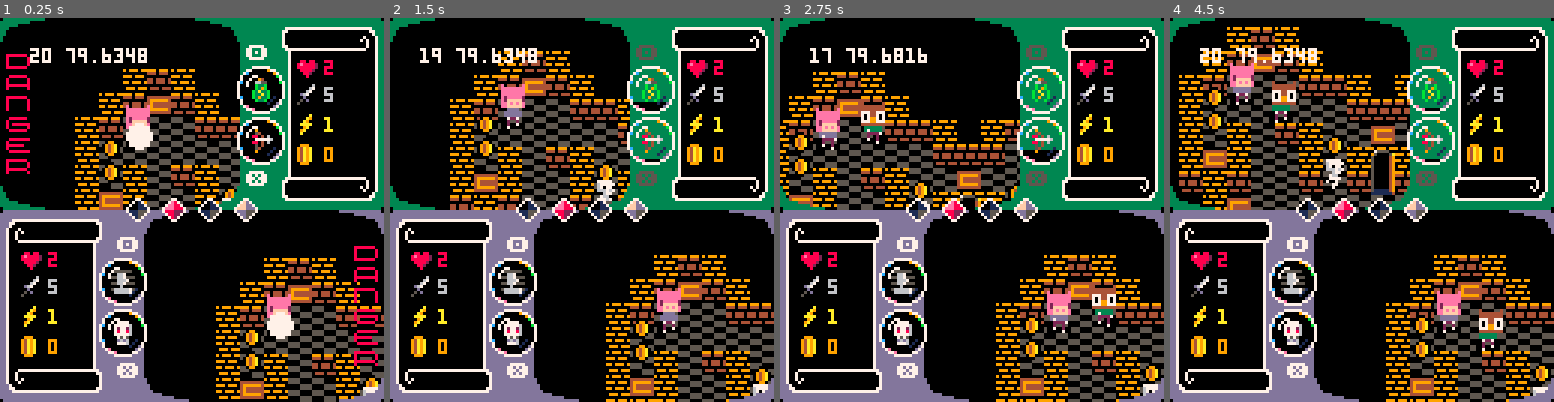
Above: before the commit, frames 1-4 (left to right).
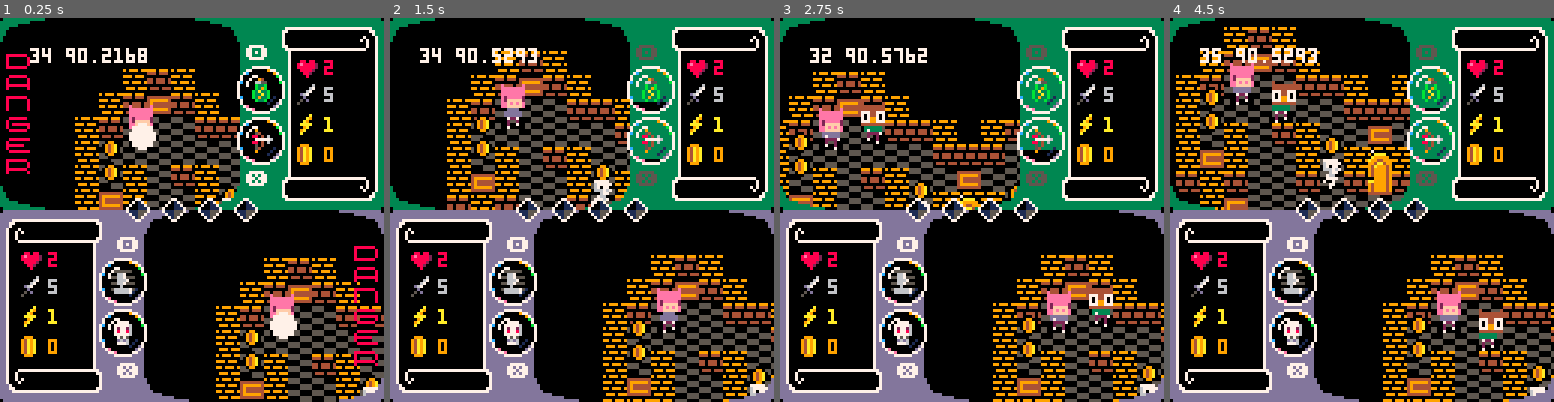
Above: after the commit, the same moments.

Repository: catnipped/hackman
Game: PICO-8 cartridge hackman.p8
The game is run twice, just before and just after one commit, with the same random seed, the same clock (stepped at 60 frames per second) and the same inputs.
Inputs:
- Up to frame 1 (0.25 s): no input
- Up to frame 2 (1.5 s): tap X (X key) at 0.33, 1.07 s; tap O (Z key) at 0.7 s
- Up to frame 3 (2.75 s): hold Right 1.6-2.1 s; tap O (Z key) at 1.7, 2.1, 2.5 s; tap X (X key) at 1.85 s; hold Up 2.15-2.42 s; hold Right from 2.47 s (still down)
- Up to frame 4 (4.5 s): tap O (Z key) every 0.4 s from 2.9 to 4.1 s; tap X (X key) at 2.97, 4.08 s; release Right at 3.03 s; hold Left 3.08-3.58 s; hold Down 3.63-3.97 s; hold Right from 4.02 s (still down)

The runs differ from the first frame. In frame 1, 1.0% of the frame differs, in the area x 7-78%, y 7-84%; in frame 2, 9.5%; in frame 3, 5.4%; in frame 4, 12%, in the area x 1-100%, y 2-100%.

Commit message:
pickups gems all of it

Diff:
--- a/hackman.p8
+++ b/hackman.p8
@@ -6,9 +6,12 @@
 enemy = {}
 walls = {{0,0} , {0,8} }
 door = {}
-coins = {}
+items = {}
 chests = {}
 debug = {}
+chestpool = {}
+gem = {}
+
 
 function lerp(a,b,t)
   return a + t*(b-a)
@@ -21,12 +24,46 @@
   return offset_frames % duration < period
 end
 
+function init_gems()
+  for g = 1,4 do
+    gem[g] = false
+  end
+end
+
+function init_chests(i)
+  chestpool = {
+    { item = "gem", nr = 1, sprite = 30 },
+    { item = "gem", nr = 2, sprite = 31 },
+    { item = "gem", nr = 3, sprite = 46 },
+    { item = "gem", nr = 4, sprite = 47 }
+  }
+  for c = 1,i-4 do
+    add(chestpool,treasue_generator(1+flr(rnd(5))))
+  end
+
+end
+
+function chest2item(chest)
+  local nr = flr(rnd(#chestpool)) + 1
+  local item = chestpool[nr]
+  item.x = chest[1]
+  item.y = chest[2]
+  add(items,item)
+  del(chestpool,chestpool[nr])
+  del(chests,chest)
+end
+
+function treasue_generator(c)
+  local coins = { item = "coins", nr = c, sprite = 18 }
+  return coins
+end
 
 function init_players(i)
   for f = 1,i do
     local color = 3
     if f == 2 then color = 13 end
     add(player,{
+      history = {},
       nr = f,
       clr = color,
       x = 18,
@@ -65,7 +102,7 @@
   for x = 0,w-1 do
     for y = 0,h-1 do
       if mget(x,y) == 16 then
-        add(door,{x*8,y*8,true})
+        door = {x = x*8, y = y*8, open = false}
       end
     end
   end
@@ -75,17 +112,29 @@
   init_players(2)
   init_enemies(1)
   init_map(17,17)
+  init_chests(8)
+  init_gems()
 end
 
 function init_map(w,h)
   init_door(w,h)
   for x = 0,w-1 do
     for y = 0,h-1 do
-      if mget(x,y) == 18 then add(coins,{x*8,y*8}) mset(x,y,2) end
+      if mget(x,y) == 18 then add(items ,{item = "coins",x = x*8, y = y*8, sprite = 18, nr = 1}) mset(x,y,2) end
       if mget(x,y) == 3 then add(chests,{x*8,y*8}) mset(x,y,2) end
       if fget(mget(x,y)) == 1 then add(walls,{x*8,y*8}) end
     end
   end
+end
+
+function pickup(p,i)
+  if i.item == "coins" then
+    p.coin += i.nr
+  end
+  if i.item == "gem" then
+    gem[i.nr] = true
+  end
+  del(items,i)
 end
 
 function _update()
@@ -94,10 +143,17 @@
   for p in all(player) do
     p.headbobble = sin((frames/p.tempo)*0.07)
     control(p)
+    if collision(p,walls,p.targetdir) == false then p.dir = p.targetdir end
+    if collision(p,walls) then
+    collisions_pushback(p) end
+    for i in all(items) do
+      if collision(p,{{i.x, i.y}}) then pickup(p,i) end
+    end
+    for c in all(chests) do
+      if collision(p,{c}) then chest2item(c) p.tempo = -2 end
+    end
+
     movement(p)
-    if collision(p,walls,p.targetdir) == false then p.dir = p.targetdir end
-    -- if collision(p,walls) then p.dir = {0,0} p.tempo = 0 end
-
 
     camera_smoothing(p)
     p.tempo = lerp(p.tempo,1,0.1)
@@ -106,7 +162,14 @@
   for e in all(enemy) do
     e.headbobble = sin((frames/e.tempo)*0.03)
   end
-end
+  local doorgems = 0
+  for g in all(gem) do
+    if g then doorgems +=1
+    end
+  end
+  if doorgems == 4 then door.open = true end
+end
+
 
 function control(p)
   if btnp(0,p.nr-1) then p.targetdir = {-1,0} end
@@ -162,21 +225,18 @@
   local points = { {x,y} , {x+7,y} , {x,y+7} , {x+7,y+7} }
 
   for i in all(points) do
-    -- add(debug,i)
     for l in all(list) do
-      if inside(i,l) then collisions_pushback(p,l) return true  end
+      if inside(i,l) then return true end
     end
   end
   return false
 end
 
-function collisions_pushback(p,wall)
-  if collision(p,{wall}) then --ÄNDRA TILL HISTORIK
-    printh(stat(0))
-    if p.dir[1] ~= 0 then p.x = p.dir[1] end
-    if p.dir[2] ~= 0 then p.y = p.dir[2] end
-  end
-  p.dir = {0,0}
+function collisions_pushback(p)
+    local i = #p.history
+    p.x = p.history[i-1][1]
+    p.y = p.history[i-1][2]
+    p.dir = {0,0}
 end
 
 
@@ -185,8 +245,6 @@
   if point == nil then return false end
    local px = point[1]
    local py = point[2]
-  --  local points = { {box[1],box[2]} , {box[1]+7,box[2]} , {box[1],box[2]+7} , {box[1]+7,box[2]+7} }
-  --  for i in all(points) do add(debug,i) end
    return
       px >= box[1] and px < box[1] + 8 and
       py >= box[2] and py < box[2] + 8
@@ -195,6 +253,8 @@
 function movement(p)
   p.x = p.x + p.dir[1] * p.tempo
   p.y = p.y + p.dir[2] * p.tempo
+  add(p.history,{p.x,p.y})
+  if #p.history > 10 then del(p.history,p.history[1]) end
 end
 
 function camera_smoothing(p)
@@ -226,12 +286,13 @@
     -- pal(4,2)
     -- pal(9,4)
     map()
-    for c = 1,#coins do
-      local x = coins[c][1]
-      local y = coins[c][2]
+    for i = 1,#items do
+      local x = items[i].x
+      local y = items[i].y
+      local sprite = items[i].sprite
       palt(0,false)
-      palt(15,true)
-      spr(18,x,y-3-sin((frames+c)*0.02)*2)
+      palt(6,true)
+      spr(sprite,x,y-3-sin((frames+i)*0.02)*2)
       palt()
     end
     for c in all(chests) do
@@ -240,20 +301,23 @@
       spr(3,c[1],c[2])
       palt()
     end
-    for d in all(door) do
-      palt(0,false)
-      palt(6,true)
-      local open = 0
-      if d[3] == true then open = 1 end
-      spr(44+open,d[1],d[2],1,2)
-      palt()
-    end
+
+    palt(0,false)
+    palt(6,true)
+    local open = 0
+    if door.open == true then open = 1 end
+    spr(44+open,door.x,door.y,1,2)
+    palt()
+
     draw_enemies()
     draw_players()
   end
   draw_ui()
   print(flr(stat(1)*100) .. " " .. stat(0),10,10,7)
   -- print(player[1].dash[2],10,17,8)
+  if debug ~= {} then
+    printh(debug)
+  end
   debug = {}
   -- draw_logo()
 end
@@ -311,9 +375,6 @@
     local mirror = false
     if p.dir[1] + p.dir[2] < 0 then mirror = true end
     spr(10+p.nr,p.x+p.dir[1],p.y-6+p.headbobble,1,1,mirror)
-    for l in all(debug) do
-      pset(l[1],l[2],14)
-    end
     palt()
     if p.dash[1] == false and p.dash[2] > 0 and p.dash[2] < 5 then
       circfill(p.x+4,p.y+4,p.dash[2]*2,7)
@@ -459,11 +520,13 @@
   spr(29,x+12,y)
   spr(29,x+24,y)
   spr(29,x+36,y)
+  palt(15,false)
+  palt(6,true)
+  if gem[1] then spr(30,x,y) end
+  if gem[2] then spr(31,x+12,y) end
+  if gem[3] then spr(46,x+24,y) end
+  if gem[4] then spr(47,x+36,y) end
   palt()
-  -- spr(30,x,y)
-  spr(31,x+12,y)
-  -- spr(46,x+24,y)
-  spr(47,x+36,y)
 
   -- line(4,7,7,5,7)
   -- line(48+4,64+7,48+7,64+5,7)
@@ -478,22 +541,22 @@
 007007000000000055550000499999947c070000000000b73f773373333333333fff7773333333337079970770799707e2fffff2eefffffe0000000000000000
 00000000099909990000555544444444700700000000000713ff773013ff773013ffff3013ff77307779977777799777eefefefeeefefefe0000000000000000
 000000000000000000005555000000007000000000000007013333000133330001333300013333003333333344444444eefffffeeefffffe0000000000000000
-9099909999909990ffffffff000000007000000000000007d6d66d6dd6d66d6d6666666600cccc0000cccc0000cccc0000cccc00fff77fff0000000000000000
-0777770044404440fff00fff000000007000000000000007ddd66dddddd66ddd6d66d66600cccc0000cccc0000cccc0000cccc00ff7017ff000ab000000e8000
-9770977000000000ff0990ff0bb00bb07c0000000000100766d66d6666d66d66df6df6660cccccc00cccccc00cccccc00cccccc0f700117f00aabb0000ee8800
-0770077044044404f0949a0fb35bb35b07000000000100706446644664466446d999f6660c7cccc00cccccc00cccc7c00cccccc0700011170aaabbb00eee8880
-9779977944044404f0949a0fbb5bbb5b0700000000100d7064444446644444469999966600222270007227000722220000722700711155570bbb333008882220
-0770077000000000f0949a0fbbbbbbbb007e00000000d700664444666644446699d99d6600200200002002000020020000200200f711557f00bb330000882200
-0777779904440444ff0990ffbb3333bb00077e0000077000664444666604226699d99d6600700200002007000070020000200700ff7157ff000b300000082000
-0000000000000000fff00fff0bbbbbb0000007777770000066044426664444669999999d00000700007000000000070000700000fff77fff0000000000000000
-7777777777777770ff777777777777777777777f0000000000060000000000000000000000000000000000000000000066666666666666660000000000000000
-7777777777000000f77000000000000000000077000000000006700000000000000000000000000000000000000000006600006666555566000a9000000fd000
-7777770000000000f700000000000000000000070d00000000067000000000000000000000000000000000000000000060aaaa066500005a00aa990000ffdd00
-77700000000000007000700000000000000000075d6666660006700000000000000000000000000000000000000000000a999990500000490aaa99900fffddd0
-77000000000000007007070000000000000000070d777770000670000000000000000000000000000000000000000000a994499950000049099944400ddd5550
-77000000000000007007000000000000000000070d000000000670000000000000000000000000000000000000000000994aa499500000490099440000dd5500
-70000000000000007007000000000000000000770000000000dddd00000000000000000000000000000000000000000094a999495000004900094000000d5000
-700000000000000070007777777777777777777f0000000000050000000000000000000000000000000000000000000094999949500000490000000000000000
+909990999990999066666666000000007000000000000007d6d66d6dd6d66d6d6666666600cccc0000cccc0000cccc0000cccc00fff77fff6666666666666666
+077777004440444066600666000000007000000000000007ddd66dddddd66ddd6d66d66600cccc0000cccc0000cccc0000cccc00ff7017ff666ab666666e8666
+9770977000000000660990660bb00bb07c0000000000100766d66d6666d66d66df6df6660cccccc00cccccc00cccccc00cccccc0f700117f66aabb6666ee8866
+077007704404440460949a06b35bb35b07000000000100706446644664466446d999f6660c7cccc00cccccc00cccc7c00cccccc0700011176aaabbb66eee8886
+977997794404440460949a06bb5bbb5b0700000000100d7064444446644444469999966600222270007227000722220000722700711155576bbb333668882226
+077007700000000060949a06bbbbbbbb007e00000000d700664444666644446699d99d6600200200002002000020020000200200f711557f66bb336666882266
+077777990444044466099066bb3333bb00077e0000077000664444666604226699d99d6600700200002007000070020000200700ff7157ff666b366666682666
+0000000000000000666006660bbbbbb0000007777770000066044426664444669999999d00000700007000000000070000700000fff77fff6666666666666666
+7777777777777770ff777777777777777777777f0000000000060000000000000000000000000000000000000000000066666666666666666666666666666666
+7777777777000000f77000000000000000000077000000000006700000000000000000000000000000000000000000006600006666555566666a9666666fd666
+7777770000000000f700000000000000000000070d00000000067000000000000000000000000000000000000000000060aaaa066500005a66aa996666ffdd66
+77700000000000007000700000000000000000075d6666660006700000000000000000000000000000000000000000000a999990500000496aaa99966fffddd6
+77000000000000007007070000000000000000070d777770000670000000000000000000000000000000000000000000a994499950000049699944466ddd5556
+77000000000000007007000000000000000000070d000000000670000000000000000000000000000000000000000000994aa499500000496699446666dd5566
+70000000000000007007000000000000000000770000000000dddd00000000000000000000000000000000000000000094a999495000004966694666666d5666
+700000000000000070007777777777777777777f0000000000050000000000000000000000000000000000000000000094999949500000496666666666666666
 05555550000000000000000000000000000000000009400000900000777777770077770000000000000a0a00000000c094999949500000490000000000000000
 00667000009990000000006000000a00000000000066550000540000711111160777776007765500090808900000037394999949500000490000000000000000
 55667555094a9a00000006700000a9000880880000b33b0008804060717117160727726007765500a82002000000c77c00999949500000490000000000000000
